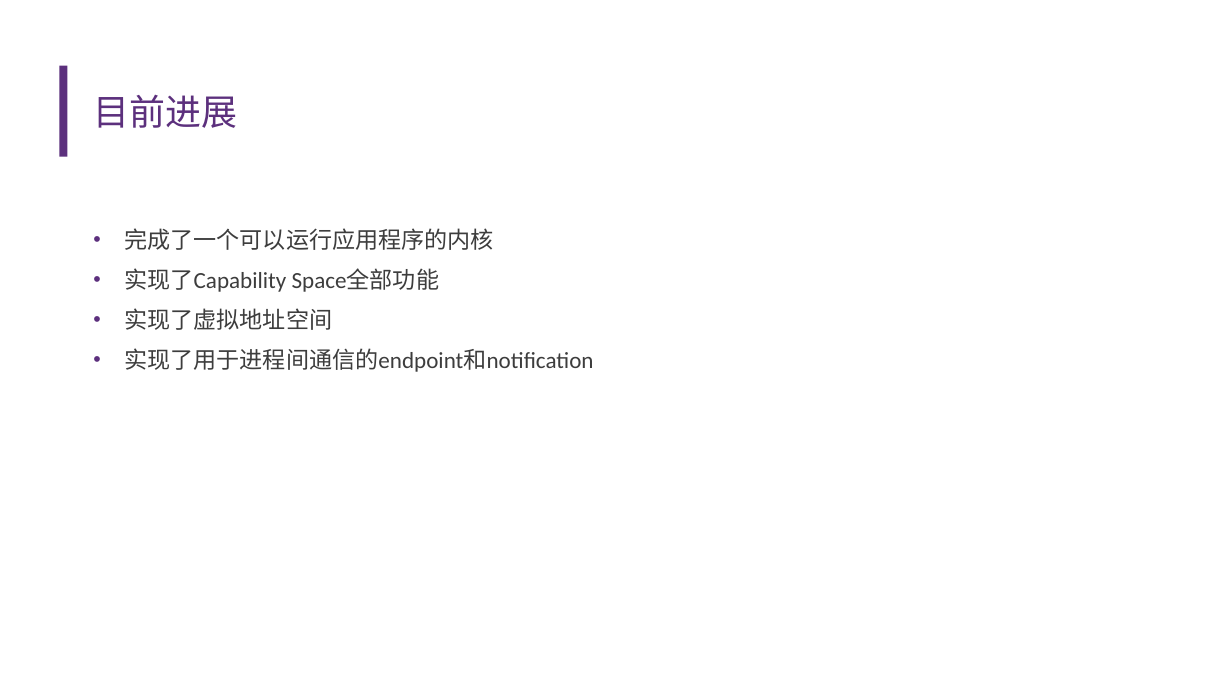
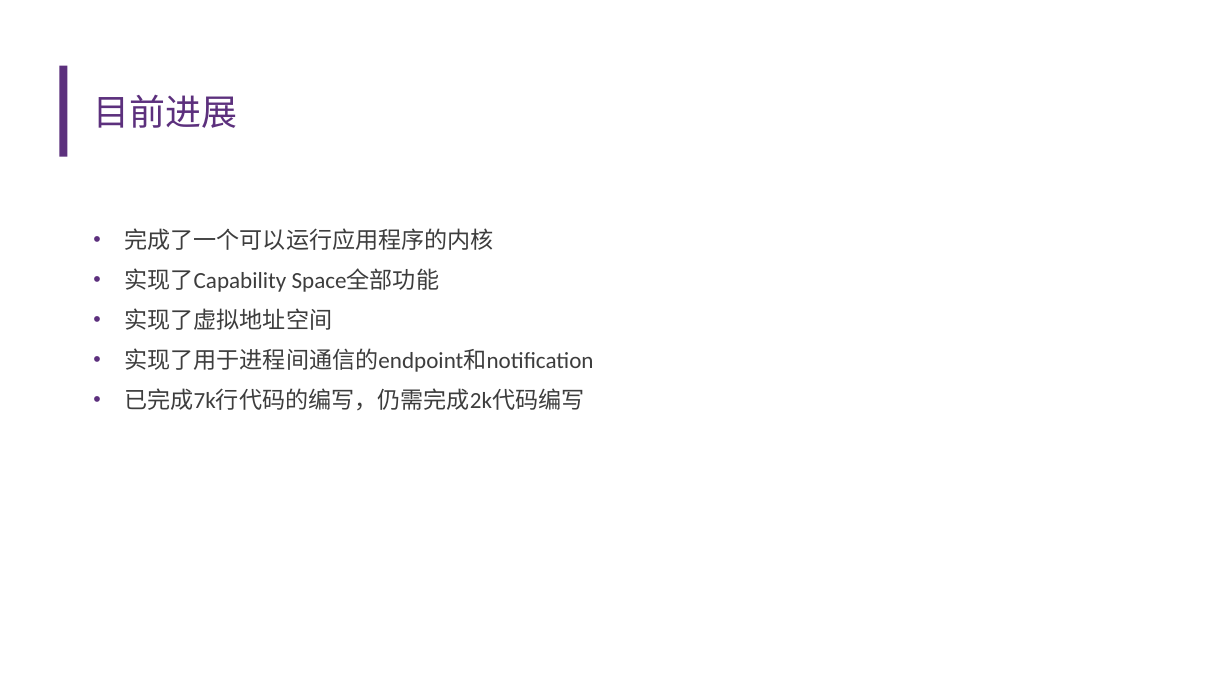
Before and after one commit to llh730/seL4-rust-implement, a slide deck: slide 5 of record/中期答辩——李龙昊.pptx. Drawn at 1232x693 pixels with LibreOffice and Linux fonts; fonts in the diff are those of the drawing; background and template pictures are left out. Boxes give left, top, right and bottom in pixels: in the first picture for what was removed or moved away, otherwise in the second. Text is boxed around its words. In the diff, an @@ line names an element or a change of style, - is before the commit and + after.

```diff
--- a/record/中期答辩——李龙昊.pptx
+++ b/record/中期答辩——李龙昊.pptx
@@ text at box(124, 388, 584, 410): paragraph added @@
+• 已完成7k行代码的编写，仍需完成2k代码编写
```
Also in this commit, not shown: 7 other slides changed, 1 slide removed, 9 other files.
